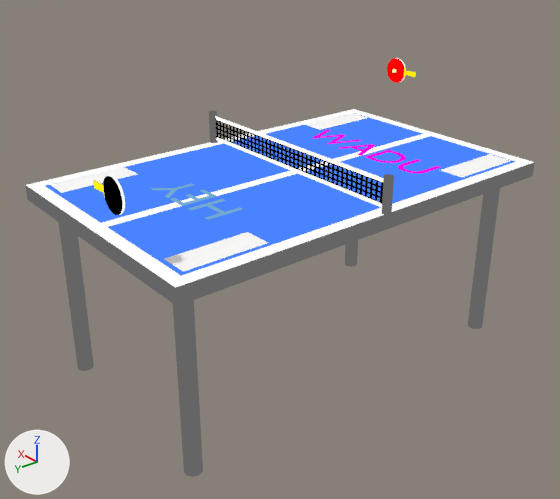
What one commit did to the Blender file paddle.blend.
One viewpoint serves both versions: a 50 mm camera at (-38.7, 32.3, 18.1) aimed at (1.3, -0.2, -6.3). Lighting does not change. The marker at lower left points along +X, +Y and +Z.

In view in the first picture: 'Cylinder', 'Cylinder.001', 'Plane', 'Plane.001', 'Text', 'Text.001', 'capital one', 'paddle.001'.
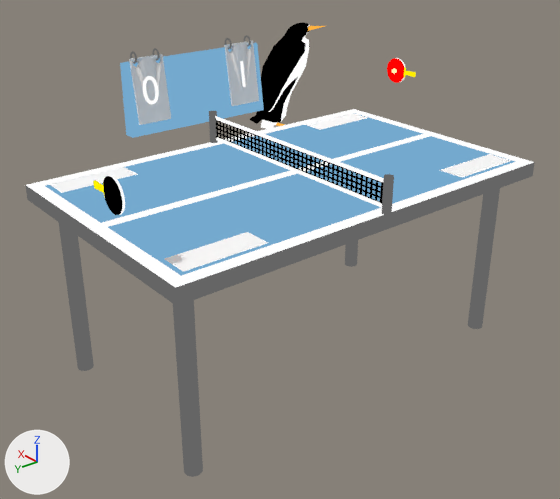
Commit message: mr penguin refs ping pong

ob_circle_001 is not drawn itself; it is used by a modifier of ob_cube_002.

Where the change shows, as pixel boxes (x1, y1, x2, y2) in the pictures (560 x 499 px):
'Plane.003', added (blue)
    after: (120, 43, 264, 138)
'Cube.002', added
    after: (129, 41, 259, 125)
'mr penguin', added
    after: (250, 22, 325, 129)
'Text', deleted (pink)
    before: (312, 129, 441, 173)
'Text.001', deleted (blue)
    before: (150, 183, 242, 220)
'Text.014', added
    after: (143, 76, 159, 104)
'BezierCircle', added
    after: (130, 35, 251, 64)
'Text.006', added
    after: (240, 61, 246, 87)
part 1 of me_plane, recoloured
    both: (45, 113, 516, 276)

The change, as a list of edits to the scene's bpy script:
```text
Change me_plane:
    where me_plane.from_pydata(...)  # 22 vertices, 16 faces; spans x -9.2..9.2, y -15.0..0.0, z -1.1..0.0
    me_plane part 1: all 2 faces that had it switch from mat_blue (blue #4983ff) to mat_me_text (blue #74a9ce)
Add me_plane_003:
    me_plane_003.from_pydata([(-0.4, -3.65, -1.25), (0.06, -3.65, 1.93), (-0.4, 3.65, -1.25), (0.06, 3.65, 1.93), (0.17, 3.65, -1.25), (0.17, -3.65, -1.25), (0.17, -3.65, 1.93), (0.17, 3.65, 1.93)], [], [(0, 2, 3, 1), (5, 6, 7, 4), (1, 3, 7, 6), (2, 0, 5, 4), (3, 2, 4, 7), (0, 1, 6, 5)])
    me_plane_003.materials.append(mat_me_text)  # blue #74a9ce
Add me_cube_002:
    me_cube_002.from_pydata([(-0.13, -1.32, -2.33), (-0.13, -1.32, 2.33), (0.02, -1.32, -2.33), (0.02, -1.32, 2.33), (-0.13, 0.0, -2.33), (-0.13, 0.0, 2.33), (0.02, 0.0, -2.33), (0.02, 0.0, 2.33)], [], [(6, 7, 3, 2), (2, 3, 1, 0), (4, 6, 2, 0), (7, 5, 1, 3), (0, 1, 5, 4)])
    me_cube_002.polygons.foreach_set('use_smooth', [True] * 5)
Add cu_beziercircle:
    cu_beziercircle = bpy.data.curves.new('BezierCircle', 'CURVE')
    cu_beziercircle.dimensions = '3D'
    _sp = cu_beziercircle.splines.new('BEZIER'); _sp.bezier_points.add(3)
    _sp.bezier_points.foreach_set('co', [-0.219, 0.0, 0.0, 0.0, 0.0, 0.219, 0.219, 0.0, 0.0, 0.0, 0.0, -0.219])
    _sp.bezier_points.foreach_set('handle_left', [-0.219, 0.0, -0.121, -0.121, 0.0, 0.219, 0.219, 0.0, 0.121, 0.121, 0.0, -0.219])
    _sp.bezier_points.foreach_set('handle_right', [-0.219, 0.0, 0.121, 0.121, 0.0, 0.219, 0.219, 0.0, -0.121, -0.121, 0.0, -0.219])
    for _p, _l, _r in zip(_sp.bezier_points, ['AUTO', 'AUTO', 'AUTO', 'AUTO'], ['AUTO', 'AUTO', 'AUTO', 'AUTO']): _p.handle_left_type = _l; _p.handle_right_type = _r
    _sp.order_u = 0
    _sp.order_v = 0
    _sp.use_cyclic_u = True
    cu_beziercircle.materials.append(mat_outline)  # dark grey #656565
    cu_beziercircle.use_path = True
    cu_beziercircle.use_path_clamp = True
    cu_beziercircle.bevel_depth = 0.04
    cu_beziercircle.fill_mode = 'FULL'
Add txt_text_012:
    txt_text_012 = bpy.data.curves.new('Text.012', 'FONT')
    txt_text_012.body = '0'
    txt_text_012.materials.append(mat_white)  # white #ffffff
    txt_text_012.align_x = 'CENTER'
    txt_text_012.align_y = 'CENTER'
Add txt_text_006:
    txt_text_006 = bpy.data.curves.new('Text.006', 'FONT')
    txt_text_006.body = '1'
    txt_text_006.materials.append(mat_white)  # white #ffffff
    txt_text_006.align_x = 'CENTER'
    txt_text_006.align_y = 'CENTER'
Remove ob_text:
    ob_text = bpy.data.objects.new('Text', txt_text)
Remove ob_text_001:
    ob_text_001 = bpy.data.objects.new('Text.001', txt_text_001)
Add ob_mr_penguin:
    ob_mr_penguin = bpy.data.objects.new('mr penguin', me_plane_004)  # 298 vertices, 282 faces; spans x -4.24..4.86, y -2.81..2.07, z -7.49..2.1; in mat_white (white #ffffff), mat_black (black #000000), mat_penguin_beak (orange #ffb33e), mat_penguin_beak (orange #ffb33e)
    ob_mr_penguin.location = (12.33, -9.99, 5.81)
    ob_mr_penguin.rotation_euler = (0.209, 0.0, -0.888)  # degrees (12, 0, -51)
Add ob_text_014:
    ob_text_014 = bpy.data.objects.new('Text.014', txt_text_012)
    ob_text_014.location = (10.2, 4.56, 4.38)
    ob_text_014.rotation_euler = (1.425, 0.0, -1.571)  # degrees (82, 0, -90)
    ob_text_014.scale = (2.89, 2.89, 2.89)
Add ob_text_006:
    ob_text_006 = bpy.data.objects.new('Text.006', txt_text_006)
    ob_text_006.location = (10.2, -3.7, 4.38)
    ob_text_006.rotation_euler = (1.425, 0.0, -1.571)  # degrees (82, 0, -90)
    ob_text_006.scale = (2.89, 2.89, 2.89)
Add ob_circle_001:
    ob_circle_001 = bpy.data.objects.new('Circle.001', me_circle_002)  # a 32-sided cylinder along x spanning x 0.0..0.342, y -0.217..0.217, z -0.217..0.217; modifiers MIRROR
    ob_circle_001.parent = ob_cube_002
    ob_circle_001.location = (10.18, -4.618, 6.467)
Add ob_cube_002:
    ob_cube_002 = bpy.data.objects.new('Cube.002', me_cube_002)  # modifiers MIRROR, BOOLEAN, MIRROR
    ob_cube_002.location = (10.36, -3.7, 4.51)
    ob_cube_002.rotation_euler = (0.0, 0.149, 0.0)  # degrees (0, 8.5, 0)
Add ob_plane_003:
    ob_plane_003 = bpy.data.objects.new('Plane.003', me_plane_003)
    ob_plane_003.location = (10.72, 0.4, 3.4)
    ob_plane_003.scale = (1.65, 1.65, 1.65)
Add ob_beziercircle:
    ob_beziercircle = bpy.data.objects.new('BezierCircle', cu_beziercircle)  # modifiers MIRROR, MIRROR
    ob_beziercircle.location = (10.81, -4.61, 6.83)
    ob_beziercircle.scale = (1.65, 1.65, 1.65)
```
